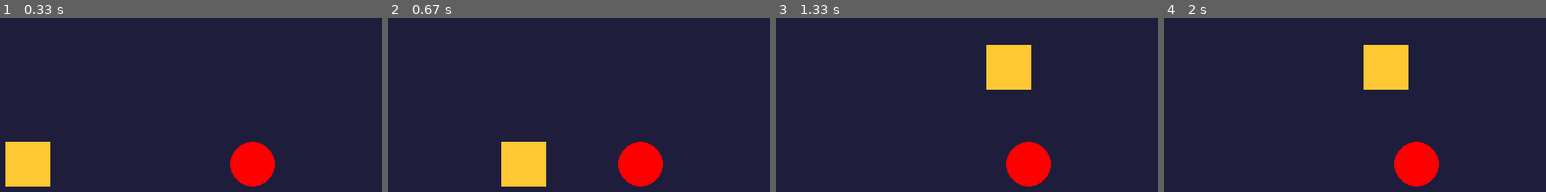
Above: before the commit, frames 1-4 (left to right).
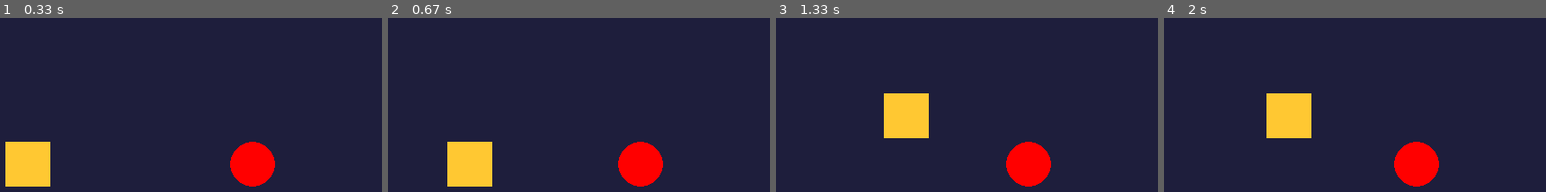
Above: after the commit, the same moments.

Repository: wooper15/pygame-lesson1-wooper15
Game: pygame game, started from main.py
Two runs of this game, one before a commit and one after it. Both use one fixed random seed, a clock stepped at 60 frames per second and the inputs below.
Inputs:
- Up to frame 1 (0.33 s): no input
- Up to frame 2 (0.67 s): hold Right from 0.33 s (still down)
- Up to frame 3 (1.33 s): release Right at 0.8 s; hold Up 0.83-1.13 s; hold Right from 1.17 s (still down)
- Up to frame 4 (2 s): release Right at 1.63 s; hold Left from 1.67 s (still down)

Frame 1 is identical in both runs. In frame 2, 6.1% of the frame differs, in the area x 15-42%, y 71-97%; in frame 3, 6.1%; in frame 4, 6.1%.

Commit message:
change of speed of the rectanble

Diff:
--- a/main.py
+++ b/main.py
@@ -7,7 +7,7 @@
 HEIGHT = 600
 
 PLAYER_SIZE = 50
-SPEED = 6
+SPEED = 3
 
 screen = pygame.display.set_mode((WIDTH, HEIGHT))
 pygame.display.set_caption("My Pygame Game")
